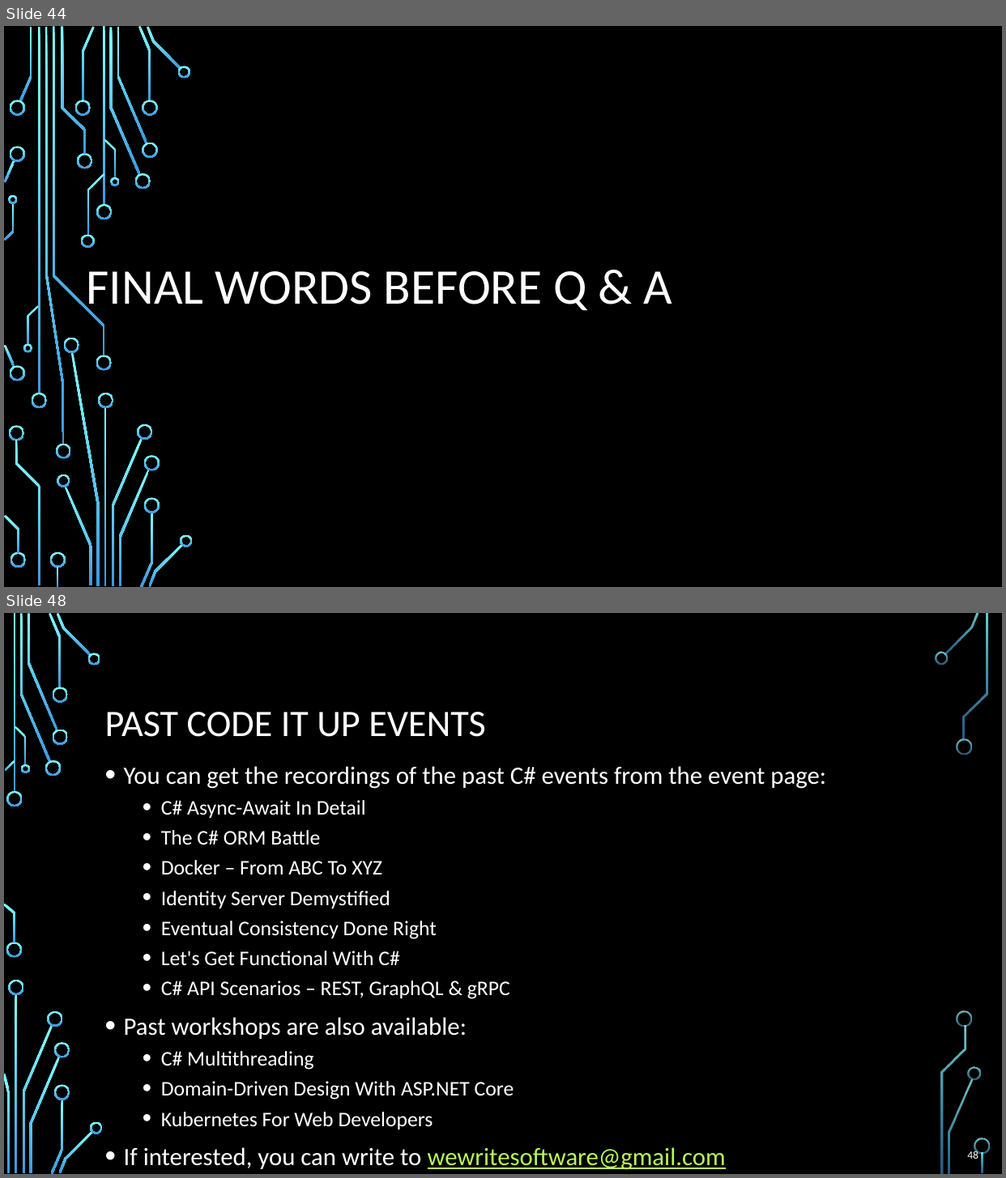
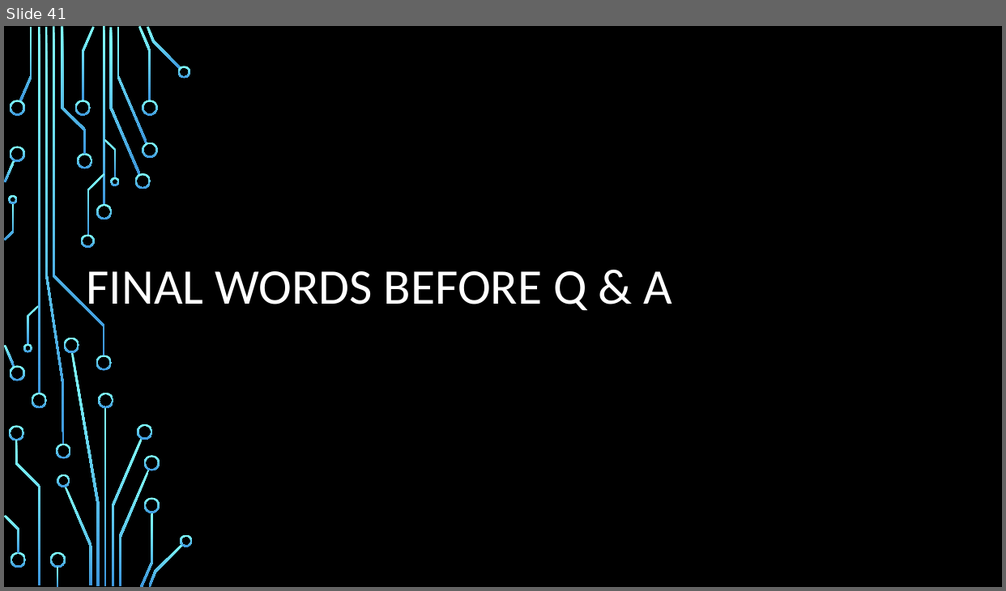
Before and after one commit to profjordanov/doctorate, a slide deck: resources/Software-Architecture-S/Presentation-Part1-Fundamentals-And-Essentials.pptx. Shown one above the other, each under a label of ours: slides 44 and 48 before the commit, slide 41 after it; the slides between them are not shown. The pictures are 1006x1178 and 1006x591 pixels, drawn with LibreOffice and Linux fonts; fonts in the diff are those of the drawing; background and template pictures are left out. Boxes give left, top, right and bottom in pixels: in the first picture for what was removed or moved away, otherwise in the second. Text is boxed around its words. In the diff, an @@ line names an element or a change of style, - is before the commit and + after.

```diff
--- a/resources/Software-Architecture-S/Presentation-Part1-Fundamentals-And-Essentials.pptx
+++ b/resources/Software-Architecture-S/Presentation-Part1-Fundamentals-And-Essentials.pptx
@@ slide 48 removed at (4,613,1002,1174), background picture (left out) @@
@@ title removed at (105,712,486,737) @@
-PAST CODE IT UP EVENTS
@@ text removed at (124,766,826,1170) @@
-• You can get the recordings of the past C# events from the event page:
-  • C# Async-Await In Detail
-  • The C# ORM Battle
-  • Docker – From ABC To XYZ
-  • Identity Server Demystified
-  • Eventual Consistency Done Right
-  • Let's Get Functional With C#
-  • C# API Scenarios – REST, GraphQL & gRPC
-• Past workshops are also available:
-  • C# Multithreading
-  • Domain-Driven Design With ASP.NET Core
-  • Kubernetes For Web Developers
-• If interested, you can write to wewritesoftware@gmail.com
@@ page number removed at (967,1150,978,1159) @@
-48
@@ group removed at (4,613,990,1174): 33 freeform shapes, 3 rectangles @@
@@ what was slide 44 is now slide 41 @@
```
Also in this commit, not shown: 8 other slides removed, 1 other file.
